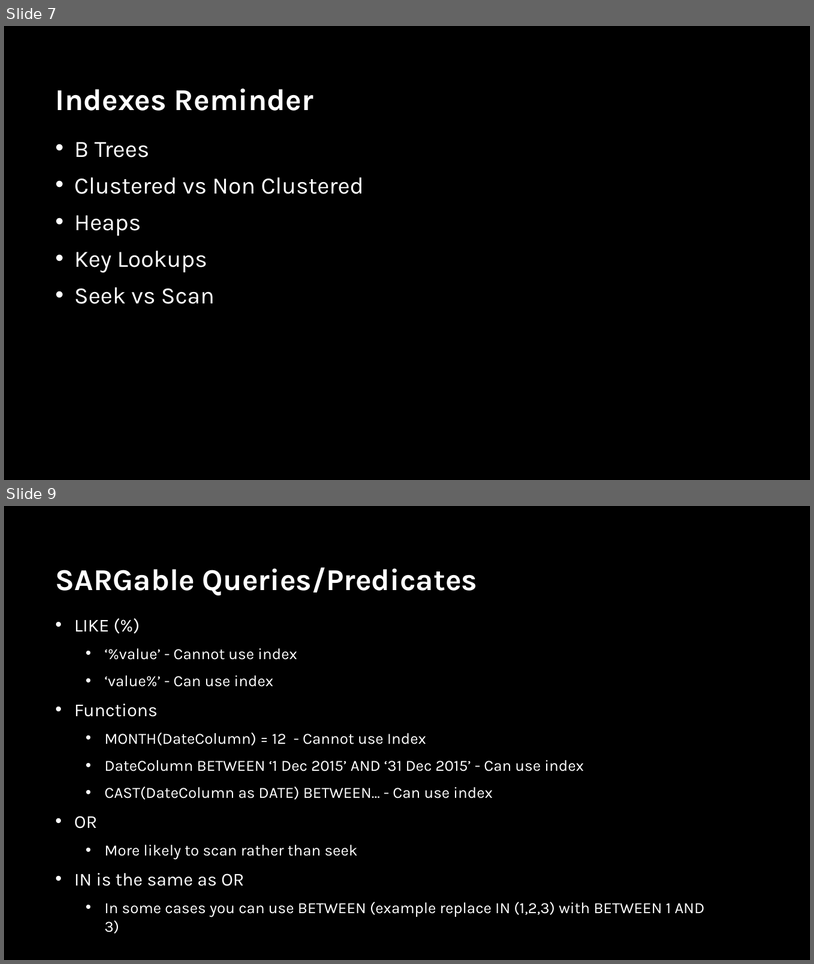
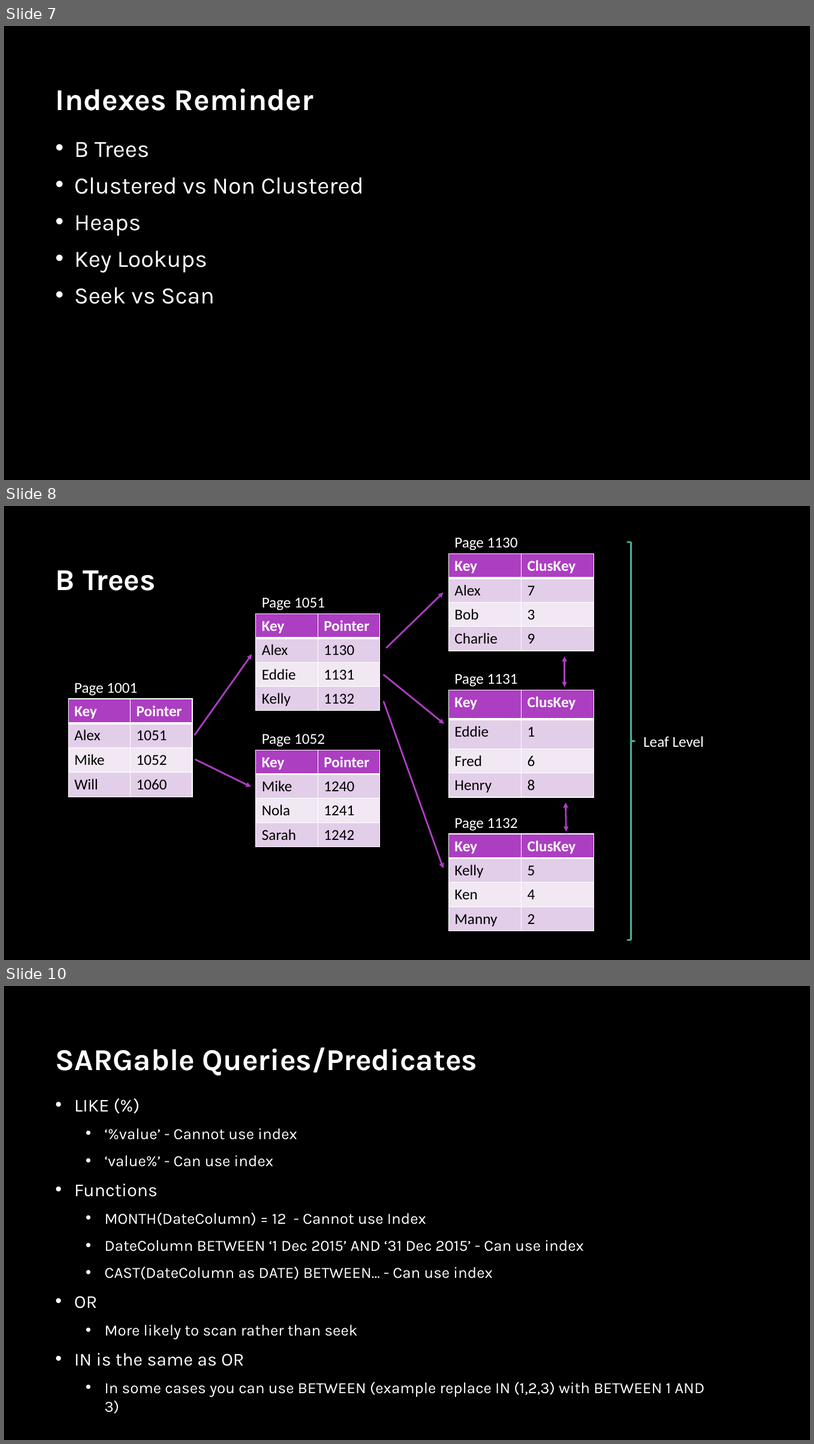
Before and after one commit to sabinio/SQLTraining, a slide deck: Slides/4. Performance.pptx. Shown one above the other, each under a label of ours: slides 7 and 9 before the commit, slides 7, 8 and 10 after it; the slides between them are not shown. The pictures are 814x964 and 814x1444 pixels, drawn with LibreOffice and Linux fonts; fonts in the diff are those of the drawing; background and template pictures are left out. Boxes give left, top, right and bottom in pixels: in the first picture for what was removed or moved away, otherwise in the second. Text is boxed around its words. In the diff, an @@ line names an element or a change of style, - is before the commit and + after.

```diff
--- a/Slides/4. Performance.pptx
+++ b/Slides/4. Performance.pptx
@@ slide 8 added at [4,506,810,960], background picture (left out) @@
@@ text added at [455,537,518,550], 18 pt, text #FFFFFF @@
+Page 1130
@@ right brace added at [628,541,635,940], outline #46B298 2 pt @@
@@ table added at [449,554,594,651], 4 rows, 2 columns @@
+Key | ClusKey
+Alex | 7
+Bob | 3
+Charlie | 9
@@ title added at [56,570,156,591], 36 pt, text #FFFFFF, bold @@
+B Trees
@@ arrow added from (387, 648) to (444, 592), #AC3EC1 2 pt @@
@@ table added at [256,613,381,711], 4 rows, 2 columns @@
+Key | Pointer
+Alex | 1130
+Eddie | 1131
+Kelly | 1132
@@ text added at [262,597,325,610], 18 pt, text #FFFFFF @@
+Page 1051
@@ arrow added from (195, 735) to (252, 654), #AC3EC1 2 pt @@
@@ double arrow added from (565, 656) to (565, 687), #AC3EC1 2 pt @@
@@ text added at [74,682,137,696], 18 pt, text #FFFFFF @@
+Page 1001
@@ arrow added from (384, 675) to (444, 724), #AC3EC1 2 pt @@
@@ text added at [455,673,518,687], 18 pt, text #FFFFFF @@
+Page 1131
@@ table added at [68,699,193,795], 4 rows, 2 columns @@
+Key | Pointer
+Alex | 1051
+Mike | 1052
+Will | 1060
@@ arrow added from (384, 702) to (444, 868), #AC3EC1 2 pt @@
@@ table added at [449,690,594,797], 4 rows, 2 columns @@
+Key | ClusKey
+Eddie | 1
+Fred | 6
+Henry | 8
@@ text added at [262,733,325,747], 18 pt, text #FFFFFF @@
+Page 1052
@@ text added at [644,736,704,747], 18 pt, text #FFFFFF @@
+Leaf Level
@@ table added at [256,750,381,847], 4 rows, 2 columns @@
+Key | Pointer
+Mike | 1240
+Nola | 1241
+Sarah | 1242
@@ arrow added from (196, 759) to (251, 787), #AC3EC1 2 pt @@
@@ double arrow added from (566, 802) to (567, 831), #AC3EC1 2 pt @@
@@ text added at [455,817,518,831], 18 pt, text #FFFFFF @@
+Page 1132
@@ table added at [449,834,594,931], 4 rows, 2 columns @@
+Key | ClusKey
+Kelly | 5
+Ken | 4
+Manny | 2
@@ what was slide 9 is now slide 10 @@
```
Also in this commit, not shown: 3 slides changed, 3 other slides added, 1 other file.
